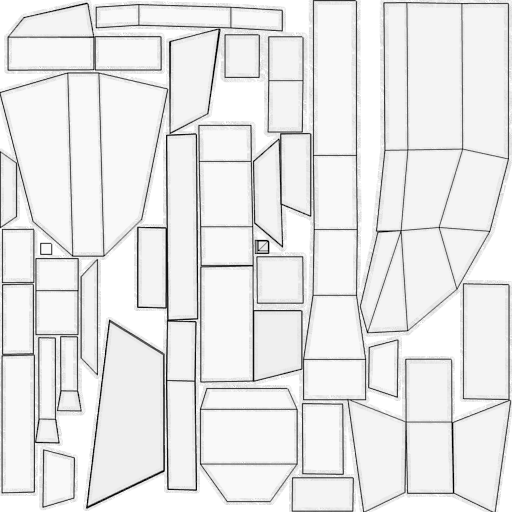
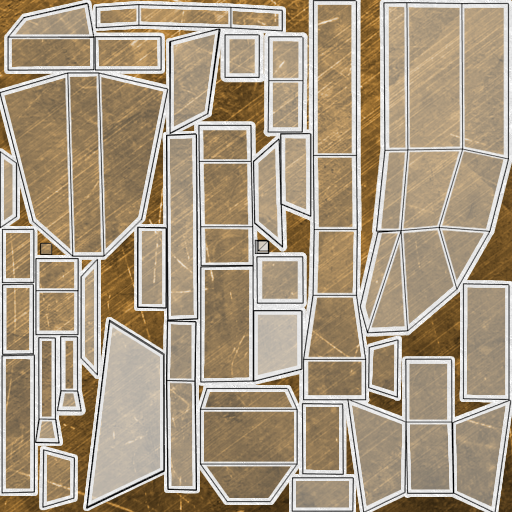
Comparing the layer stacks of the two 512 × 512 images. Changes:
added layer "Livello incollato copia" over [0, 0, 512, 512]
